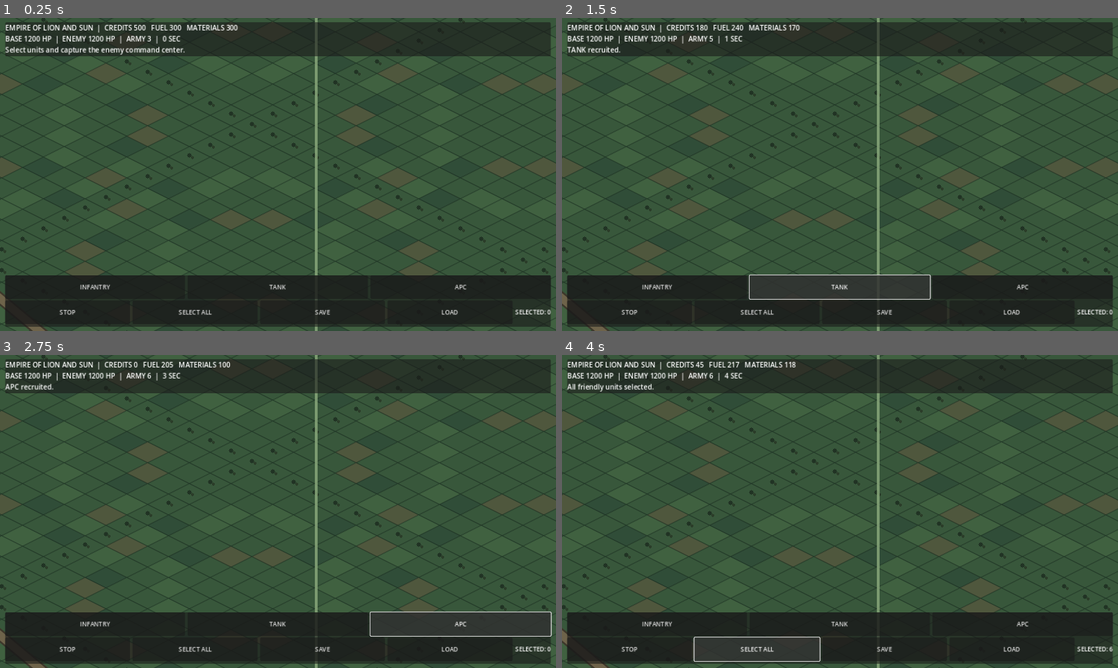
Above: before the commit, frames 1-4 (two rows, left to right).
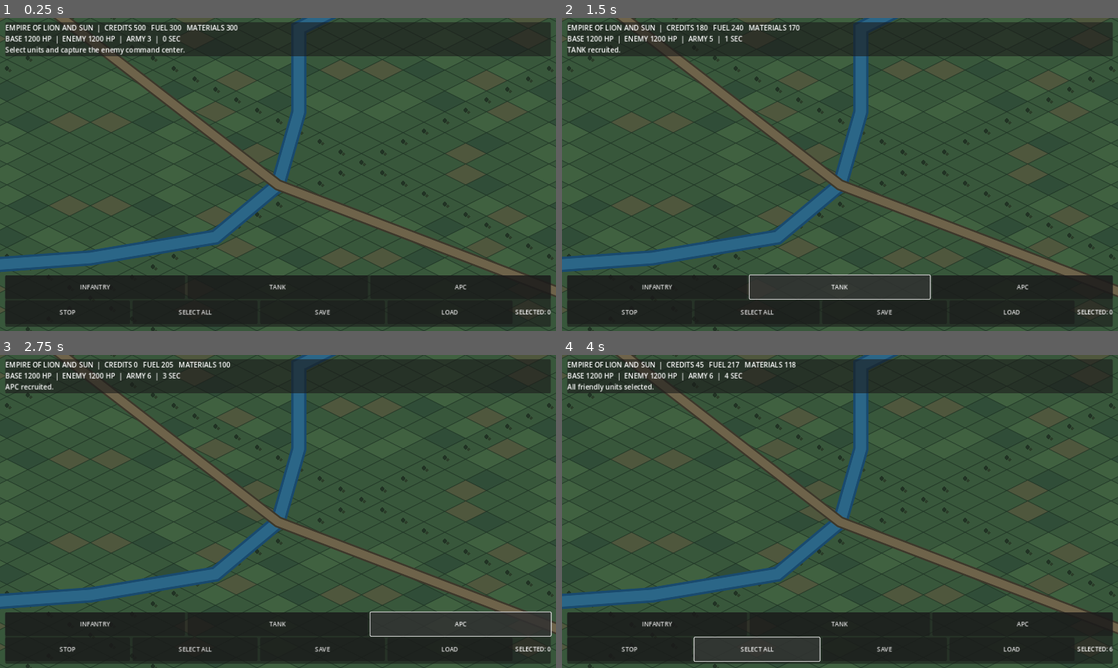
Above: after the commit, the same moments.

Repository: itsalirezajr-design/Empire-of-Lion-and-Sun
Game: Godot game, scene res://scenes/Main.tscn
Same seed, same stepped clock (60 frames per second), same inputs: the game is played once before the commit and once after it.
Inputs:
- Up to frame 1 (0.25 s): no input
- Up to frame 2 (1.5 s): click "INFANTRY" at 0.5 s; click "TANK" at 1.25 s
- Up to frame 3 (2.75 s): click "APC" at 2 s
- Up to frame 4 (4 s): click "STOP" at 2.75 s; click "SELECT ALL" at 3.5 s

The runs differ from the first frame. In frame 1, 14% of the frame differs, in the area x 0-100%, y 0-100%; in frame 2, 14%; in frame 3, 14%; in frame 4, 14%.

Commit message:
Fit isometric terrain grid to expanded world dimensions

Diff:
--- a/scripts/terrain.gd
+++ b/scripts/terrain.gd
@@ -3,7 +3,7 @@
 const ISO_TILE_WIDTH := 96.0
 const ISO_TILE_HEIGHT := 48.0
 const ISO_GRID_SIZE := 64
-const MAP_SIZE := Vector2(3200, 3200)
+const MAP_SIZE := Vector2(6200, 3200)
 
 
 func _ready() -> void:
@@ -12,7 +12,7 @@
 
 
 func _grid_to_iso(column: int, row: int) -> Vector2:
-	return Vector2(1600.0 + (column - row) * ISO_TILE_WIDTH * 0.5, (column + row) * ISO_TILE_HEIGHT * 0.5)
+	return Vector2(3100.0 + (column - row) * ISO_TILE_WIDTH * 0.5, 88.0 + (column + row) * ISO_TILE_HEIGHT * 0.5)
 
 
 func _draw() -> void:
